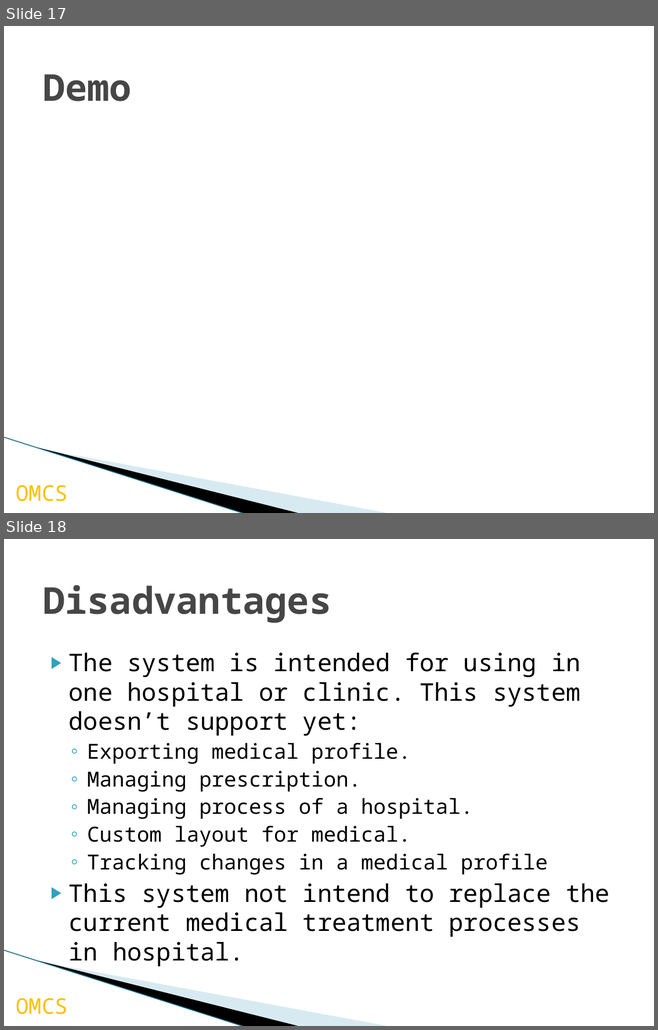
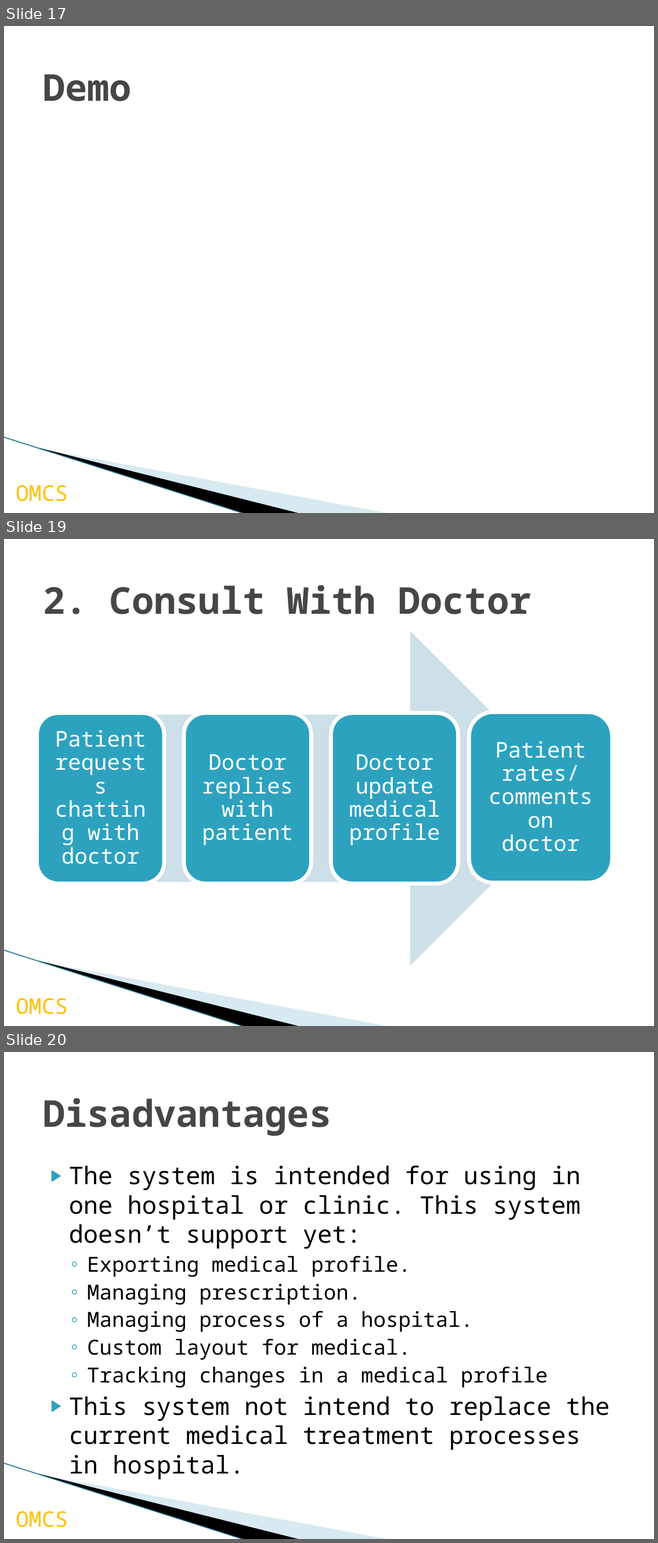
Before and after one commit to palaniellappank/online-medical-consultant-system, a slide deck: Document/OMCS_Slide.pptx. Shown one above the other, each under a label of ours: slides 17 and 18 before the commit, slides 17, 19 and 20 after it; the slides between them are not shown. The pictures are 658x1030 and 658x1543 pixels, drawn with LibreOffice and Linux fonts; fonts in the diff are those of the drawing; background and template pictures are left out. Boxes give left, top, right and bottom in pixels: in the first picture for what was removed or moved away, otherwise in the second. Text is boxed around its words. In the diff, an @@ line names an element or a change of style, - is before the commit and + after.

```diff
--- a/Document/OMCS_Slide.pptx
+++ b/Document/OMCS_Slide.pptx
@@ slide 19 added at (x1=4, y1=539, x2=654, y2=1026), background #FFFFFF; not listed: 4 template elements that a slide beside it also shows @@
@@ title added at (x1=43, y1=585, x2=531, y2=614), 41 pt, text #464646, bold @@
+2. Consult With Doctor
@@ group added at (x1=37, y1=631, x2=611, y2=966): 4 rounded rectangles, 4 texts, 1 right arrow @@
+Patient requests chatting with doctor
+Doctor replies with patient
+Doctor update medical profile
+Patient rates/ comments on doctor
@@ what was slide 18 is now slide 20 @@
```
Also in this commit, not shown: 4 slides changed, 1 other slide added, 2 other files.
